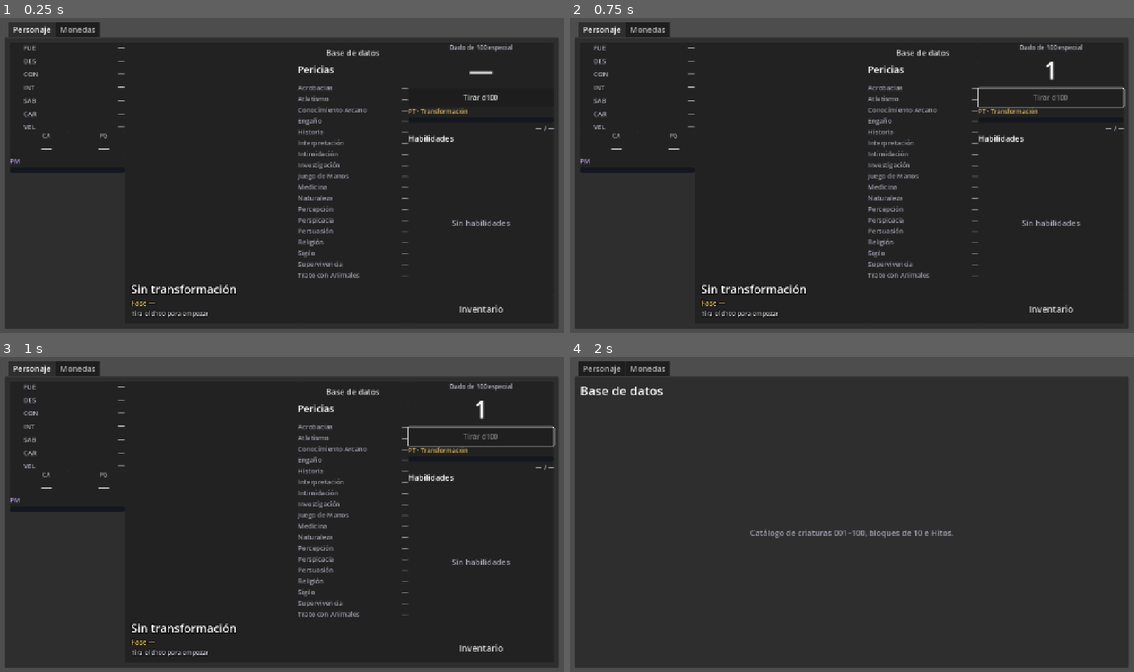
Above: before the commit, frames 1-4 (two rows, left to right).
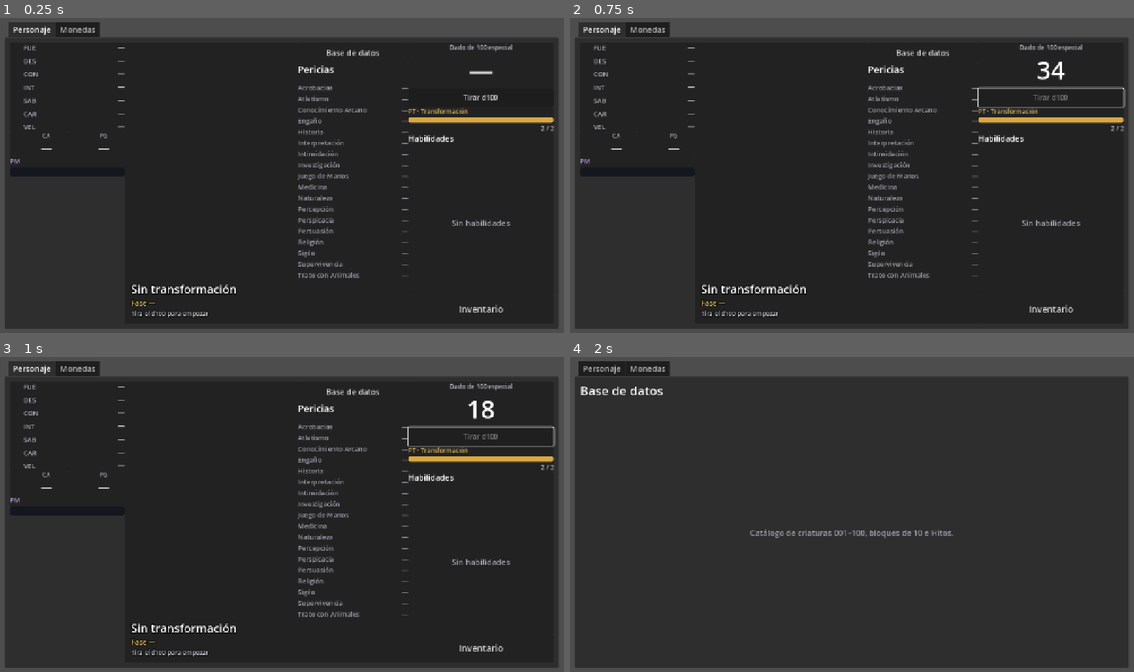
Above: after the commit, the same moments.

Repository: Ruzozki/Clase_Nucleo
Game: Godot game, scene res://Escenas/clase_nucleo.tscn
The game is run twice, just before and just after one commit, with the same random seed, the same clock (stepped at 60 frames per second) and the same inputs.
Inputs:
- Up to frame 1 (0.25 s): no input
- Up to frame 2 (0.75 s): click "Tirar d100" at 0.5 s
- Up to frame 3 (1 s): no input
- Up to frame 4 (2 s): click "Base de datos" at 1.25 s

The runs differ from the first frame. In frame 1, 0.8% of the frame differs, in the area x 1-99%, y 31-51%; in frame 2, 1.0%; in frame 3, 1.0%, in the area x 1-99%, y 13-51%; in frame 4, nothing differs.

Commit message:
mutacion_commit

Diff:
--- a/Escenas/clase_nucleo.gd
+++ b/Escenas/clase_nucleo.gd
@@ -236,8 +236,12 @@
 
 ## Carpeta con los archivos .tres de cada criatura.
 const RUTA_CRIATURAS: String = "res://Recursos/Criaturas"
+const RUTA_HABILIDADES: String = "res://Recursos/Habilidades"
+
+var catalogo_habilidades: Array[Habilidad] = []
 ## Criaturas cargadas al arrancar, ordenadas por número.
 var criaturas: Array[Criatura] = []
+var nucleo: EstadoNucleo = EstadoNucleo.new()
 
 ## Posición de cada pestaña dentro del TabContainer de la escena.
 const PESTANA_PERSONAJE: int = 0
@@ -271,6 +275,8 @@
 	cargar_inventario()
 	cargar_d100()
 	cargar_criaturas()
+	cargar_habilidades()
+
 	actualizar_lista_objetos()
 	actualizar_panel_d100()
 
@@ -1188,6 +1194,9 @@
 					push_warning("Criatura %d: %s" % [criatura.numero, problema])
 				criaturas.append(criatura)
 
+				for problema in criatura.problemas_mutaciones():
+					push_warning("Criatura %d: %s" % [criatura.numero, problema])
+
 		archivo = carpeta.get_next()
 
 	carpeta.list_dir_end()
@@ -1207,7 +1216,75 @@
 
 	return null
 
-
+## Carga las habilidades de RUTA_HABILIDADES/NNN/ y comprueba que cada archivo
+## esté bien puesto. Las que fallan se avisan y no se cargan.
+func cargar_habilidades() -> void:
+
+	catalogo_habilidades.clear()
+
+	if not DirAccess.dir_exists_absolute(RUTA_HABILIDADES):
+		push_warning("No existe la carpeta " + RUTA_HABILIDADES)
+		return
+
+	var ids_vistos: Dictionary = {}
+
+	for nombre_carpeta in DirAccess.get_directories_at(RUTA_HABILIDADES):
+
+		var ruta_carpeta := RUTA_HABILIDADES + "/" + nombre_carpeta
+
+		for archivo in DirAccess.get_files_at(ruta_carpeta):
+
+			if not archivo.ends_with(".tres"):
+				continue
+
+			var ruta := ruta_carpeta + "/" + archivo
+			var recurso: Resource = load(ruta)
+
+			if not (recurso is Habilidad):
+				push_warning("%s no es una Habilidad" % ruta)
+				continue
+
+			var habilidad := recurso as Habilidad
+			habilidad.normalizar()
+
+			var id: String = habilidad.obtener_id()
+			var problemas: Array[String] = []
+
+			if archivo.get_basename() != id:
+				problemas.append("el archivo debería llamarse %s.tres" % id)
+
+			if nombre_carpeta != "%03d" % habilidad.criatura:
+				problemas.append("debería estar en la carpeta %03d" % habilidad.criatura)
+
+			if ids_vistos.has(id):
+				problemas.append("el id %s está repetido" % id)
+
+			if not habilidad.es_valida():
+				problemas.append("no tiene nombre")
+
+			if not problemas.is_empty():
+				push_warning("Habilidad %s: %s" % [ruta, ", ".join(problemas)])
+				continue
+
+			ids_vistos[id] = true
+			catalogo_habilidades.append(habilidad)
+
+	catalogo_habilidades.sort_custom(
+		func(a: Habilidad, b: Habilidad) -> bool:
+			return a.obtener_id() < b.obtener_id()
+	)
+
+## Devuelve las habilidades y pasivas de una criatura hasta esa fase, ordenadas
+## por id. Con fase_maxima = 1 (por ahora) salen solo las de fase 1.
+func habilidades_de(numero_criatura: int, fase_maxima: int = 1) -> Array[Habilidad]:
+
+	var resultado: Array[Habilidad] = []
+
+	for habilidad in catalogo_habilidades:
+		if habilidad.criatura == numero_criatura and habilidad.fase <= fase_maxima:
+			resultado.append(habilidad)
+
+	return resultado
 ## Refresca la transformación mostrada según la última tirada del d100.
 func actualizar_criatura() -> void:
 
@@ -1303,12 +1380,16 @@
 	valor_pg.text = str(fase.pg)
 
 
-## PM y PT todavía no tienen sistema: se muestran vacíos.
+## Muestra los PM y los PT del Núcleo en sus barras.
+## El máximo de PT es provisional: son los iniciales, hasta que haya niveles.
 func rellenar_puntos() -> void:
 
-	barra_pm.value = 0
-	barra_pt.value = 0
-	valor_pt.text = "— / —"
+	barra_pm.max_value = EstadoNucleo.PM_MAXIMO
+	barra_pm.value = nucleo.pm
+
+	barra_pt.max_value = EstadoNucleo.PT_INICIALES
+	barra_pt.value = nucleo.pt
+	valor_pt.text = "%d / %d" % [nucleo.pt, EstadoNucleo.PT_INICIALES]
 
 
 ## Las 18 pericias, con el modificador y las competentes resaltadas.
@@ -1632,7 +1713,7 @@
 	for i in PASOS_ANIMACION_D100:
 
 		etiqueta_resultado_d100.text = str(
-			randi_range(1, Dados.MAXIMO_ACTUAL_D100)
+			randi_range(1, Dados.DADO_ESPECIAL)
 		)
 
 		await get_tree().create_timer(
@@ -1640,6 +1721,7 @@
 		).timeout
 
 	registrar_tirada_d100(resultado)
+	nucleo.transformar_en(buscar_criatura(resultado))
 	actualizar_panel_d100()
 	etiqueta_duplicada.visible = duplicada
 	tirada_d100_en_curso = false
--- a/Escenas/clase_nucleo.tscn
+++ b/Escenas/clase_nucleo.tscn
@@ -377,7 +377,7 @@
 text = "PM"
 
 [node name="Barra_PM" type="ProgressBar" parent="Margenes_Principales/Estructura_Principal/Pantallas/Personaje/Contenido_Personaje/Columna_Info/Panel_PM/Margen_PM/Contenido_PM"]
-custom_minimum_size = Vector2(0, 12)
+custom_minimum_size = Vector2(0, 20)
 layout_mode = 2
 theme_override_styles/background = SubResource("StyleBoxFlat_fondo_barra")
 theme_override_styles/fill = SubResource("StyleBoxFlat_barra_mutacion")
--- /dev/null
+++ b/Estado_Nucleo.gd
@@ -0,0 +1,138 @@
+class_name EstadoNucleo
+extends RefCounted
+## Estado actual del Núcleo durante la partida.
+##
+## Solo guarda datos y los cambia con funciones pequeñas. No sabe nada de la
+## pantalla: la escena lo lee para mostrarlo.
+
+
+## Los estados posibles del Núcleo.
+enum Estado {
+	NUCLEO,
+	TRANSFORMADO,
+	SOBRECALENTAMIENTO,
+	REINICIO,
+}
+
+## Nombres para mostrar. El orden es el del enum.
+const NOMBRES_ESTADO: Array[String] = [
+	"Núcleo",
+	"Transformado",
+	"Sobrecalentamiento",
+	"Reinicio",
+]
+
+## Tope de Puntos de Mutación.
+const PM_MAXIMO: int = 25
+
+## Puntos de Transformación con los que empieza el Núcleo.
+const PT_INICIALES: int = 2
+
+## Tramos de riesgo de mutación. Cada fila es [PM desde, % de mutar].
+## Deben ir ordenadas de menor a mayor. Se editan al equilibrar.
+const TRAMOS_RIESGO: Array = [
+	[0, 0],
+	[5, 5],
+	[10, 15],
+	[15, 30],
+	[20, 50],
+	[25, 100],
+]
+
+## Estado actual: forma base, transformado, mutado o reiniciándose.
+var estado: Estado = Estado.NUCLEO
+
+## Puntos de Transformación disponibles.
+var pt: int = PT_INICIALES
+
+## Puntos de Mutación acumulados (0 – PM_MAXIMO).
+var pm: int = 0
+
+## Criatura en la que está transformado. Null si es el Núcleo.
+var criatura_actual: Criatura = null
+
+## Mutación activa. Null si no está mutado.
+var mutacion_actual: Mutacion = null
+
+## Turnos que quedan del sobrecalentamiento o del reinicio.
+var turnos_restantes: int = 0
+
+
+## Nombre del estado actual para mostrar en pantalla.
+func nombre_estado() -> String:
+
+	return NOMBRES_ESTADO[estado]
+
+## Suma PM al usar una habilidad. Devuelve cuántos se sumaron de verdad.
+## Solo acumula si el Núcleo está transformado: en Núcleo, sobrecalentamiento
+## o reinicio no se suma nada.
+func sumar_pm(cantidad: int) -> int:
+
+	if estado != Estado.TRANSFORMADO:
+		return 0
+
+	if cantidad <= 0:
+		return 0
+
+	var antes := pm
+	pm = mini(pm + cantidad, PM_MAXIMO)
+
+	return pm - antes
+
+
+## True si los PM llegaron al tope.
+func pm_al_maximo() -> bool:
+
+	return pm >= PM_MAXIMO
+
+## Porcentaje de mutar con los PM actuales, según la tabla de tramos.
+func probabilidad_mutacion() -> int:
+
+	var porcentaje := 0
+
+	for tramo in TRAMOS_RIESGO:
+
+		var desde: int = tramo[0]
+		var valor: int = tramo[1]
+
+		if pm >= desde:
+			porcentaje = valor
+
+	return porcentaje
+
+## True si, con esa tirada del dado de mutación, la criatura muta.
+## Muta si la tirada es igual o menor que el porcentaje de riesgo actual.
+## Solo puede mutar si está transformado.
+func muta_con_tirada(tirada: int) -> bool:
+
+	if estado != Estado.TRANSFORMADO:
+		return false
+
+	return tirada <= probabilidad_mutacion()
+
+## Se transforma en una criatura: empieza sin mutación y con los PM a 0.
+## Con null vuelve a ser el Núcleo.
+func transformar_en(criatura: Criatura) -> void:
+
+	criatura_actual = criatura
+	mutacion_actual = null
+	turnos_restantes = 0
+	pm = 0
+
+	if criatura == null:
+		estado = Estado.NUCLEO
+	else:
+		estado = Estado.TRANSFORMADO
+
+
+## Empieza una mutación: sobrecalentamiento, PM a 0 y los turnos de la mutación.
+## Solo funciona si está transformado.
+func empezar_mutacion(mutacion: Mutacion) -> void:
+
+	if estado != Estado.TRANSFORMADO or mutacion == null:
+		return
+
+	mutacion_actual = mutacion
+	estado = Estado.SOBRECALENTAMIENTO
+	pm = 0
+	turnos_restantes = mutacion.duracion_turnos
--- a/Recursos/Criaturas/Criatura_001.tres
+++ b/Recursos/Criaturas/Criatura_001.tres
@@ -1,9 +1,10 @@
-[gd_resource type="Resource" script_class="Criatura" load_steps=7 format=3 uid="uid://b5a0v16tuk18g"]
+[gd_resource type="Resource" script_class="Criatura" load_steps=9 format=3 uid="uid://b5a0v16tuk18g"]
 
 [ext_resource type="Script" uid="uid://b1h86mwojlt6" path="res://Recursos/Recursos_Habilidad.gd" id="1_dseo0"]
 [ext_resource type="Script" uid="uid://mqaol8acbgro" path="res://Recursos/Recursos_Criatura.gd" id="1_lhqdx"]
 [ext_resource type="Script" uid="uid://bhrvt1cxultx6" path="res://Recursos/Recursos_Fase.gd" id="1_ljnrg"]
 [ext_resource type="Texture2D" uid="uid://dxwbtuw04vw5b" path="res://Asseds/Sprites/1794246980329.jpg" id="2_hiciq"]
+[ext_resource type="Script" uid="uid://c5pecqboyxyyr" path="res://Recursos/Recursos_Mutacion.gd" id="4_71o2o"]
 
 [sub_resource type="Resource" id="Resource_ljnrg"]
 script = ExtResource("1_ljnrg")
@@ -24,26 +25,42 @@
 pericias_competentes = 66064
 metadata/_custom_type_script = "uid://bhrvt1cxultx6"
 
-[sub_resource type="Resource" id="Resource_71o2o"]
-script = ExtResource("1_ljnrg")
-numero = 2
-nombre = ""
-nivel_requerido = 3
-coste_pt = 1
-ca = 14
-pg = 32
-velocidad = "9 m"
-fuerza = 4
-destreza = 16
-constitucion = 14
-inteligencia = 8
-sabiduria = 17
-carisma = 10
-salvaciones_competentes = 18
-pericias_competentes = 66048
-metadata/_custom_type_script = "uid://bhrvt1cxultx6"
+[sub_resource type="Resource" id="Resource_trj1j"]
+script = ExtResource("4_71o2o")
+nombre = "Camisa de fuerza "
+tipo = "Negativa"
+riesgo = "El aliado que al que Latigias esta adherido comienza a recibir daño de espinas por turno. 1d4 por turno de daño punsante."
+recompensa = "Cada vez que el aliado reciba daño de las espinas, su siguiente ataque cuerpo a cuerpohace +1d4. (No se acumula)"
+duracion_turnos = 3
+mod_ca = 0
+mod_pg = 0
+mod_fuerza = 0
+mod_destreza = 0
+mod_constitucion = 0
+mod_inteligencia = 0
+mod_sabiduria = 0
+mod_carisma = 0
+metadata/_custom_type_script = "uid://c5pecqboyxyyr"
+
+[sub_resource type="Resource" id="Resource_ojjhw"]
+script = ExtResource("4_71o2o")
+nombre = "Abrazo Expuesto"
+tipo = "Positiva"
+riesgo = "Latígia sufre −2 CA mientras dure"
+recompensa = "Al inicio de cada turno del aliado, recupera 1d4 PG"
+duracion_turnos = 3
+mod_ca = 0
+mod_pg = 0
+mod_fuerza = 0
+mod_destreza = 0
+mod_constitucion = 0
+mod_inteligencia = 0
+mod_sabiduria = 0
+mod_carisma = 0
+metadata/_custom_type_script = "uid://c5pecqboyxyyr"
 
 [resource]
+resource_local_to_scene = true
 script = ExtResource("1_lhqdx")
 numero = 1
 nombre = "Latígia"
@@ -51,5 +68,6 @@
 dificultad = 1
 imagen = ExtResource("2_hiciq")
 habilidades = Array[ExtResource("1_dseo0")]([])
-fases = Array[ExtResource("1_ljnrg")]([SubResource("Resource_ljnrg"), SubResource("Resource_71o2o"), null, null])
+fases = Array[ExtResource("1_ljnrg")]([SubResource("Resource_ljnrg")])
+mutaciones = Array[ExtResource("4_71o2o")]([SubResource("Resource_trj1j"), SubResource("Resource_ojjhw")])
 metadata/_custom_type_script = "uid://mqaol8acbgro"
--- /dev/null
+++ b/Recursos/Habilidades/001/001-1-01.tres
@@ -0,0 +1,19 @@
+[gd_resource type="Resource" script_class="Habilidad" load_steps=2 format=3 uid="uid://c8nx752yumap4"]
+
+[ext_resource type="Script" uid="uid://b1h86mwojlt6" path="res://Recursos/Recursos_Habilidad.gd" id="1_d7fbe"]
+
+[resource]
+script = ExtResource("1_d7fbe")
+criatura = 1
+fase = 1
+orden = 1
+tipos_accion = 10
+coste_pm = 0
+alcance = "3 m"
+duracion = "- Latígias queda incapacitado.- Latígias y el aliado se separan más de 9 metros. -Latígias decide finalizarlo."
+tirada = ""
+salvacion_atributo = "Ninguna"
+salvacion_cd = 0
+nombre = "Adhesión Simbiótica"
+descripcion = "Litígias extiende una de sus extremidades y se adhiere a una criatura voluntaria situada a 3 metros o menos, abrazándola por completo con su cuerpo."
+metadata/_custom_type_script = "uid://b1h86mwojlt6"
--- a/Recursos/Recursos_Criatura.gd
+++ b/Recursos/Recursos_Criatura.gd
@@ -16,6 +16,8 @@
 
 ## Cada criatura tiene exactamente 4 fases de evolución.
 const NUMERO_FASES: int = 4
+## Cada criatura tiene exactamente 2 mutaciones: una positiva y una negativa.
+const NUMERO_MUTACIONES: int = 2
 
 ## Nombres de la escala de dificultad. El índice 0 es dificultad 1.
 const NOMBRES_DIFICULTAD: Array[String] = [
@@ -65,6 +67,9 @@
 ## Las 4 fases de evolución, en orden: fase 1, 2, 3 y 4.
 @export var fases: Array[Fase] = []
 
+## Las 2 mutaciones de esta forma: una positiva y una negativa.
+@export var mutaciones: Array[Mutacion] = []
+
 ## Ajusta los valores a los rangos permitidos y limpia los textos.
 func normalizar() -> void:
 
@@ -89,6 +94,9 @@
 		if fase != null:
 			fase.normalizar()
 
+	for mutacion in mutaciones:
+		if mutacion != null:
+			mutacion.normalizar()
 ## True si tiene un número dentro de rango y un nombre utilizable.
 func es_valida() -> bool:
 
@@ -167,3 +175,51 @@
 		nivel_anterior = fase.nivel_requerido
 
 	return problemas
+
+## Revisa las mutaciones y devuelve una lista de problemas.
+## Si la lista está vacía, las mutaciones están bien.
+func problemas_mutaciones() -> Array[String]:
+
+	var problemas: Array[String] = []
+
+	if mutaciones.size() != NUMERO_MUTACIONES:
+		problemas.append(
+			"tiene %d mutaciones en vez de %d"
+			% [mutaciones.size(), NUMERO_MUTACIONES]
+		)
+
+	var positivas := 0
+	var negativas := 0
+
+	for i in mutaciones.size():
+
+		var mutacion := mutaciones[i]
+
+		if mutacion == null:
+			problemas.append("la mutación %d está vacía" % (i + 1))
+			continue
+
+		if not mutacion.es_valida():
+			problemas.append("la mutación %d no tiene nombre" % (i + 1))
+
+		if mutacion.es_positiva():
+			positivas += 1
+		else:
+			negativas += 1
+
+	if positivas + negativas == NUMERO_MUTACIONES:
+		if positivas != 1 or negativas != 1:
+			problemas.append(
+				"debe tener 1 positiva y 1 negativa (tiene %d y %d)"
+				% [positivas, negativas]
+			)
+
+	return problemas
+
+## Devuelve la mutación con ese número (1 o 2), o null si no existe.
+func obtener_mutacion(numero_mutacion: int) -> Mutacion:
+
+	if numero_mutacion < 1 or numero_mutacion > mutaciones.size():
+		return null
+
+	return mutaciones[numero_mutacion - 1]
--- a/Recursos/Recursos_Habilidad.gd
+++ b/Recursos/Recursos_Habilidad.gd
@@ -4,6 +4,51 @@
 ##
 ## Es un [Resource]: solo datos, no un nodo. Todavía no tiene coste ni
 ## efectos; el sistema de puntos y la interacción llegan en el Bloque 8.
+
+## Tipos de acción de una habilidad. Cada uno es un bit distinto, así se
+## pueden combinar (por ejemplo ACCION + PASIVA).
+const ACCION: int = 1
+const ADICIONAL: int = 2
+const REACCION: int = 4
+const PASIVA: int = 8
+
+## Nombres para mostrar. El orden es el de los bits: 1, 2, 4, 8.
+const NOMBRES_TIPO_ACCION: Array[String] = [
+	"Acción",
+	"Acción adicional",
+	"Reacción",
+	"Pasiva",
+]
+
+## Número de la criatura a la que pertenece esta habilidad (1–100).
+@export_range(1, 100, 1) var criatura: int = 1
+
+## Fase en la que se desbloquea. Por ahora siempre es 1: las fases quedan para más adelante.
+@export_range(1, 4, 1) var fase: int = 1
+
+## Orden de la habilidad dentro de su criatura y fase (1–99).
+@export_range(1, 99, 1) var orden: int = 1
+
+## Tipos de acción. Se pueden marcar varios: "Acción" y "Pasiva", por ejemplo.
+@export_flags("Acción", "Acción adicional", "Reacción", "Pasiva") var tipos_accion: int = ACCION
+
+## Puntos de Mutación (PM) que suma al usarla. Con 0 no acumula nada.
+@export_range(0, 25, 1) var coste_pm: int = 0
+
+## Alcance como texto libre, por ejemplo "Toque", "9 m" o "Personal".
+@export var alcance: String = ""
+
+## Duración como texto libre, por ejemplo "Instantánea" o "3 turnos".
+@export var duracion: String = ""
+
+## Tirada o daño como texto libre, por ejemplo "2d6 cortante" o "Cura 1d4".
+@export var tirada: String = ""
+
+## Atributo de la tirada de salvación del objetivo. "Ninguna" si no hay.
+@export_enum("Ninguna", "FUE", "DES", "CON", "INT", "SAB", "CAR") var salvacion_atributo: String = "Ninguna"
+
+## CD de la salvación. Con 0 se usará la CD del Núcleo (todavía no existe).
+@export_range(0, 30, 1) var salvacion_cd: int = 0
 
 ## Nombre corto de la habilidad (por ejemplo "Mordisco" o "Telaraña").
 @export var nombre: String = ""
@@ -17,6 +62,9 @@
 
 	nombre = nombre.strip_edges()
 	descripcion = descripcion.strip_edges()
+	alcance = alcance.strip_edges()
+	duracion = duracion.strip_edges()
+	tirada = tirada.strip_edges()
 
 
 ## True si tiene un nombre utilizable.
@@ -24,6 +72,66 @@
 
 	return not nombre.strip_edges().is_empty()
 
+## Identificador calculado con el formato NNN-F-OO. Ejemplo: "001-1-03".
+func obtener_id() -> String:
+
+	return "%03d-%d-%02d" % [criatura, fase, orden]
+
+## True si la habilidad tiene marcado ese tipo (usa ACCION, PASIVA…).
+func tiene_tipo(tipo: int) -> bool:
+
+	return (tipos_accion & tipo) != 0
+
+
+## True si la habilidad tiene marcada la opción "Pasiva".
+func es_pasiva() -> bool:
+
+	return tiene_tipo(PASIVA)
+
+
+## Texto con los tipos marcados, por ejemplo "Acción + Pasiva".
+func texto_tipos_accion() -> String:
+
+	var nombres: Array[String] = []
+
+	for i in NOMBRES_TIPO_ACCION.size():
+		if tipos_accion & (1 << i) != 0:
+			nombres.append(NOMBRES_TIPO_ACCION[i])
+
+	if nombres.is_empty():
+		return "Sin tipo"
+
+	return " + ".join(nombres)
+
+## True si usar la habilidad suma PM.
+func acumula_pm() -> bool:
+
+	return coste_pm > 0
+
+## Texto del coste para botones y fichas, por ejemplo "3 PM" o "Sin coste".
+func texto_coste() -> String:
+
+	if coste_pm <= 0:
+		return "Sin coste"
+
+	return "%d PM" % coste_pm
+
+## True si la habilidad obliga a hacer una tirada de salvación.
+func tiene_salvacion() -> bool:
+
+	return salvacion_atributo != "Ninguna"
+
+
+## Texto de la salvación, por ejemplo "Salvación DES CD 13".
+func texto_salvacion() -> String:
+
+	if not tiene_salvacion():
+		return "Sin salvación"
+
+	if salvacion_cd <= 0:
+		return "Salvación %s (CD del Núcleo)" % salvacion_atributo
+
+	return "Salvación %s CD %d" % [salvacion_atributo, salvacion_cd]
 
 ## Texto corto para listas o mensajes de consola.
 func texto_resumen() -> String:
--- /dev/null
+++ b/Recursos/Recursos_Mutacion.gd
@@ -0,0 +1,103 @@
+class_name Mutacion
+extends Resource
+## Una mutación de una criatura.
+##
+## Cada criatura tiene 2: una positiva y una negativa. Es un [Resource]:
+## solo datos. Al mutar se sortea una de las dos.
+
+
+## Nombre de la mutación (por ejemplo "Piel de espinas").
+@export var nombre: String = ""
+
+## Si la mutación ayuda o perjudica a la criatura.
+@export_enum("Positiva", "Negativa") var tipo: String = "Positiva"
+
+## Qué riesgo o desventaja trae.
+@export_multiline var riesgo: String = ""
+
+## Qué recompensa o ventaja da.
+@export_multiline var recompensa: String = ""
+
+## Imagen de la criatura mientras dure la mutación. Puede quedarse vacía.
+@export var imagen: Texture2D
+
+## Turnos que dura la mutación (el sobrecalentamiento) durante un combate.
+@export_range(1, 20, 1) var duracion_turnos: int = 3
+
+@export_group("Modificadores de estadísticas")
+
+## Cambio a la Clase de Armadura. Con 0 no cambia.
+@export_range(-10, 10, 1) var mod_ca: int = 0
+
+## Cambio a los Puntos de Golpe máximos. Con 0 no cambia.
+@export_range(-50, 50, 1) var mod_pg: int = 0
+
+@export_subgroup("Atributos")
+
+## Cambio a la Fuerza (FUE).
+@export_range(-10, 10, 1) var mod_fuerza: int = 0
+
+## Cambio a la Destreza (DES).
+@export_range(-10, 10, 1) var mod_destreza: int = 0
+
+## Cambio a la Constitución (CON).
+@export_range(-10, 10, 1) var mod_constitucion: int = 0
+
+## Cambio a la Inteligencia (INT).
+@export_range(-10, 10, 1) var mod_inteligencia: int = 0
+
+## Cambio a la Sabiduría (SAB).
+@export_range(-10, 10, 1) var mod_sabiduria: int = 0
+
+## Cambio al Carisma (CAR).
+@export_range(-10, 10, 1) var mod_carisma: int = 0
+
+## Limpia los espacios sobrantes de los textos.
+func normalizar() -> void:
+
+	nombre = nombre.strip_edges()
+	riesgo = riesgo.strip_edges()
+	recompensa = recompensa.strip_edges()
+
+
+## True si tiene un nombre utilizable.
+func es_valida() -> bool:
+
+	return not nombre.strip_edges().is_empty()
+
+
+## True si es una mutación positiva.
+func es_positiva() -> bool:
+
+	return tipo == "Positiva"
+
+## Texto con los cambios, por ejemplo "CA +1, FUE -2". Si no hay, "Sin cambios".
+func texto_modificadores() -> String:
+
+	var pares: Array = [
+		["CA", mod_ca],
+		["PG", mod_pg],
+		["FUE", mod_fuerza],
+		["DES", mod_destreza],
+		["CON", mod_constitucion],
+		["INT", mod_inteligencia],
+		["SAB", mod_sabiduria],
+		["CAR", mod_carisma],
+	]
+
+	var partes: Array[String] = []
+
+	for par in pares:
+
+		var etiqueta: String = par[0]
+		var valor: int = par[1]
+
+		if valor != 0:
+			partes.append(
+				"%s %s" % [etiqueta, ReglasDnD.texto_modificador(valor)]
+			)
+
+	if partes.is_empty():
+		return "Sin cambios"
+
+	return ", ".join(partes)
--- a/Scripts/Dados.gd
+++ b/Scripts/Dados.gd
@@ -9,12 +9,15 @@
 ## Dados normales de D&D 5e, sin contar el d100 especial.
 const DADOS_ESTANDAR: Array[int] = [4, 6, 8, 10, 12, 20]
 
+## Caras del dado de mutación. Es otro d100, distinto del de transformación.
+const DADO_MUTACION: int = 100
+
 ## Caras del dado de transformación.
 const DADO_ESPECIAL: int = 100
 
-## Máximo que puede salir ahora mismo en el d100.
-## Temporal: solo la criatura 001 está en pruebas, así que siempre sale 1.
-const MAXIMO_ACTUAL_D100: int = 1
+## Hasta qué número vale una tirada del d100 de transformación.
+## Temporal: la criatura 1 a 10 están en pruebas. En el futuro lo decidirán los Hitos.
+const UMBRAL_D100: int = 10
 
 ## Máximo de tiradas que se recuerdan del dado especial.
 const MAX_HISTORIAL: int = 5
@@ -32,11 +35,22 @@
 
 
 ## Tira el d100 de transformación.
-## Ahora mismo solo devuelve números del bloque desbloqueado (1–10).
+## Se tira un d100 de verdad; si sale más que el umbral, se vuelve a tirar.
+## Así el resultado siempre está entre 1 y UMBRAL_D100.
 static func tirar_d100() -> int:
 
-	return randi_range(1, MAXIMO_ACTUAL_D100)
+	var umbral := clampi(UMBRAL_D100, 1, DADO_ESPECIAL)
+	var resultado := tirar(DADO_ESPECIAL)
 
+	while resultado > umbral:
+		resultado = tirar(DADO_ESPECIAL)
+
+	return resultado
+
+## Tira el dado de mutación (otro d100, sin umbral). Devuelve de 1 a 100.
+static func tirar_dado_mutacion() -> int:
+
+	return tirar(DADO_MUTACION)
 
 ## Añade una tirada al principio del historial y lo recorta a MAX_HISTORIAL.
 ## Devuelve una lista nueva (no modifica la que recibe).
Not shown, added: Estado_Nucleo.gd.uid
Not shown, added: Recursos/Recursos_Mutacion.gd.uid
